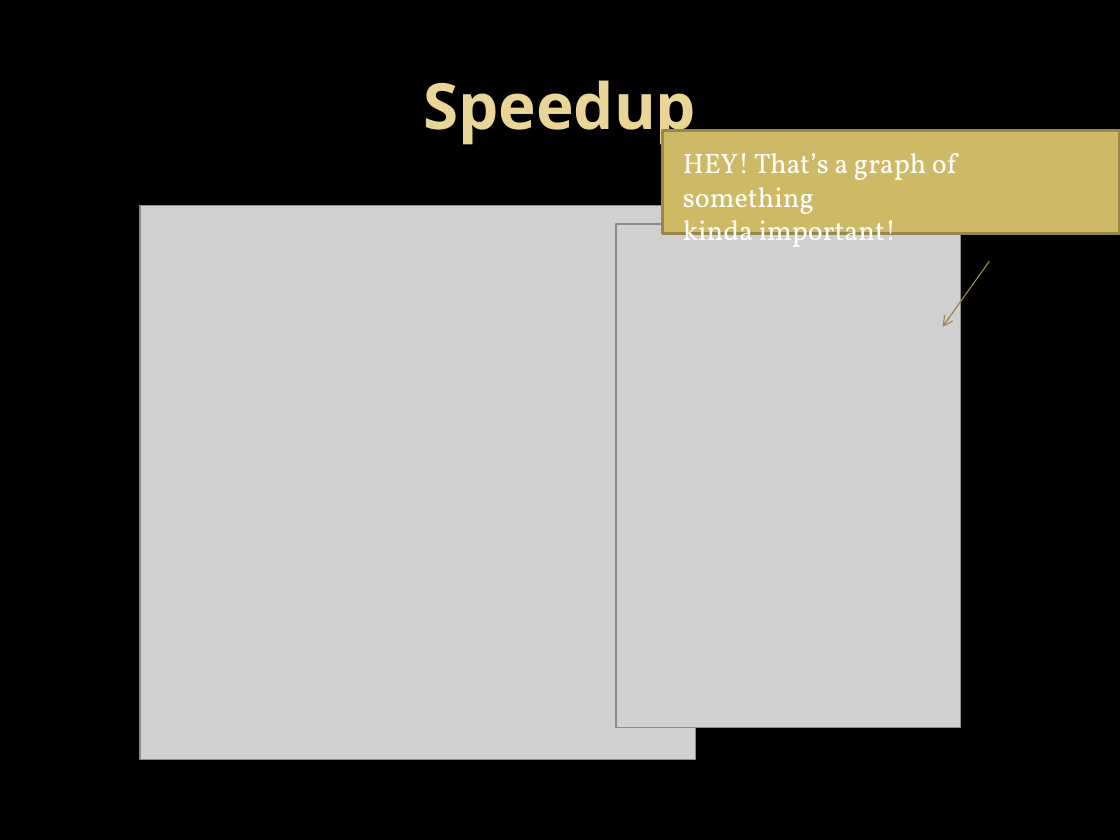
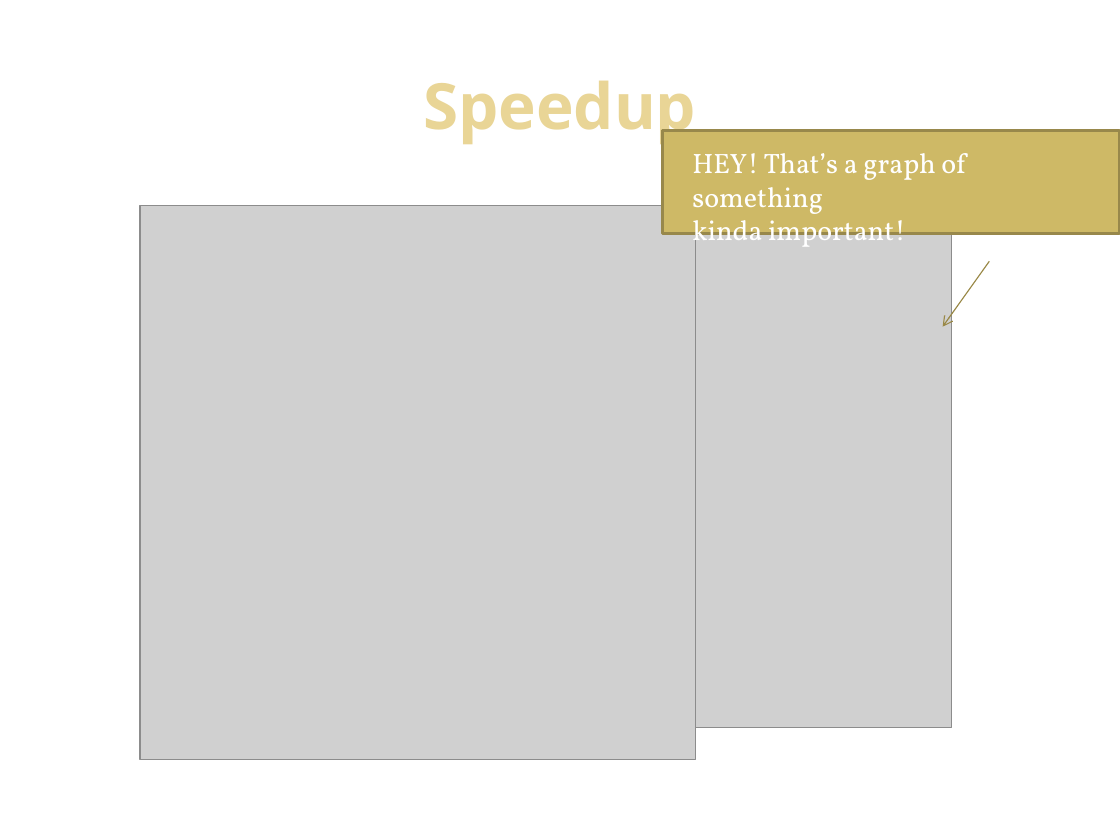
Before and after one commit to Saurutobi/GeneticAlgorithm, a slide deck: slide 11 of presentation #2.pptx. Drawn at 1120x840 pixels with LibreOffice and Linux fonts; fonts in the diff are those of the drawing; grey boxes stand for pictures; background and template pictures are left out. Boxes give left, top, right and bottom in pixels: in the first picture for what was removed or moved away, otherwise in the second. Text is boxed around its words. In the diff, an @@ line names an element or a change of style, - is before the commit and + after.

Commit message:
I aparrently made changes

```diff
--- a/presentation #2.pptx
+++ b/presentation #2.pptx
@@ background picture (left out) to #FFFFFF @@
@@ text "HEY! That’s a graph of ..." rewrapped from [683, 153, 956, 246] to [692, 153, 965, 253] @@
@@ picture: place and size @@
-picture at [616, 224, 961, 728]
+picture at [607, 224, 952, 728]
```
